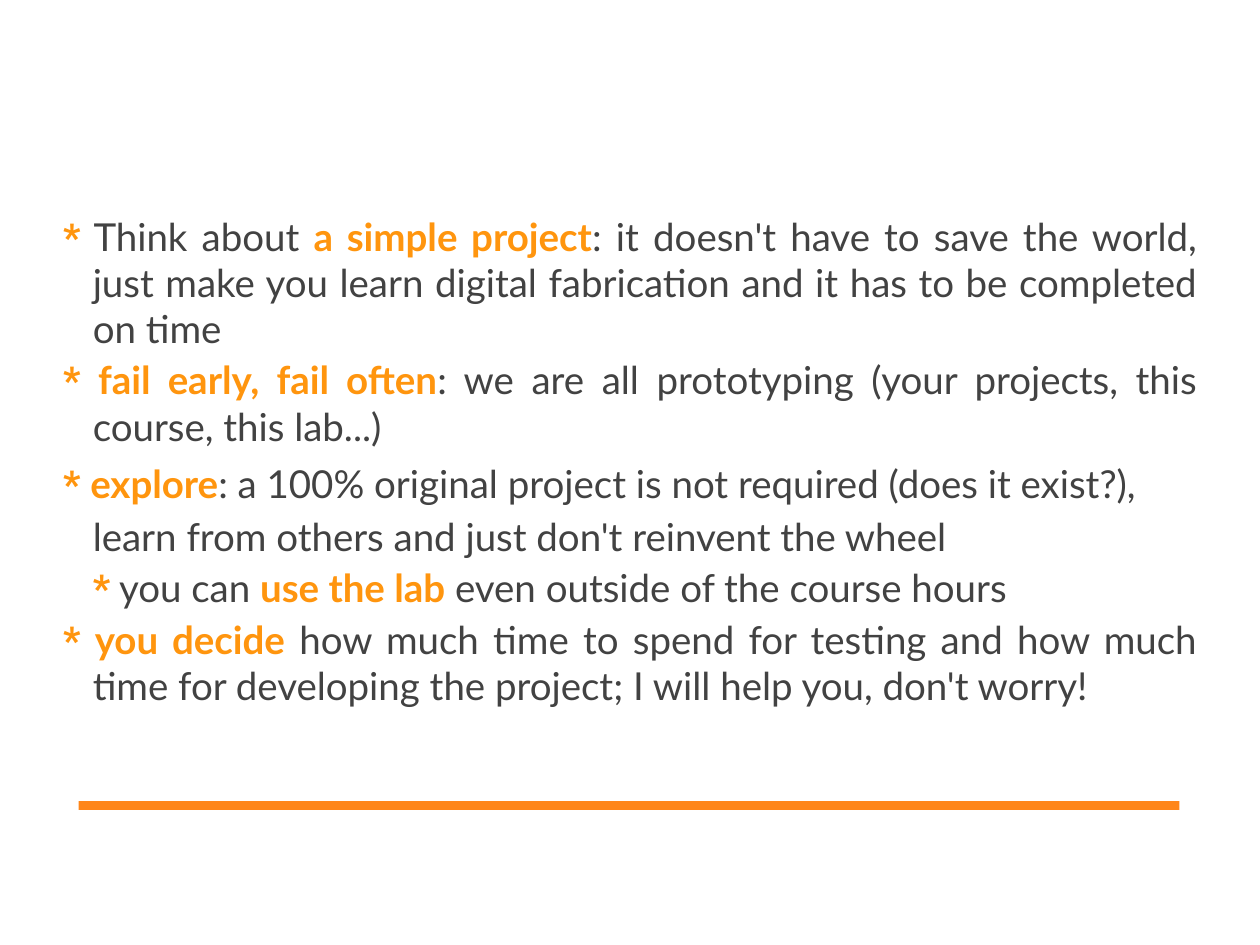
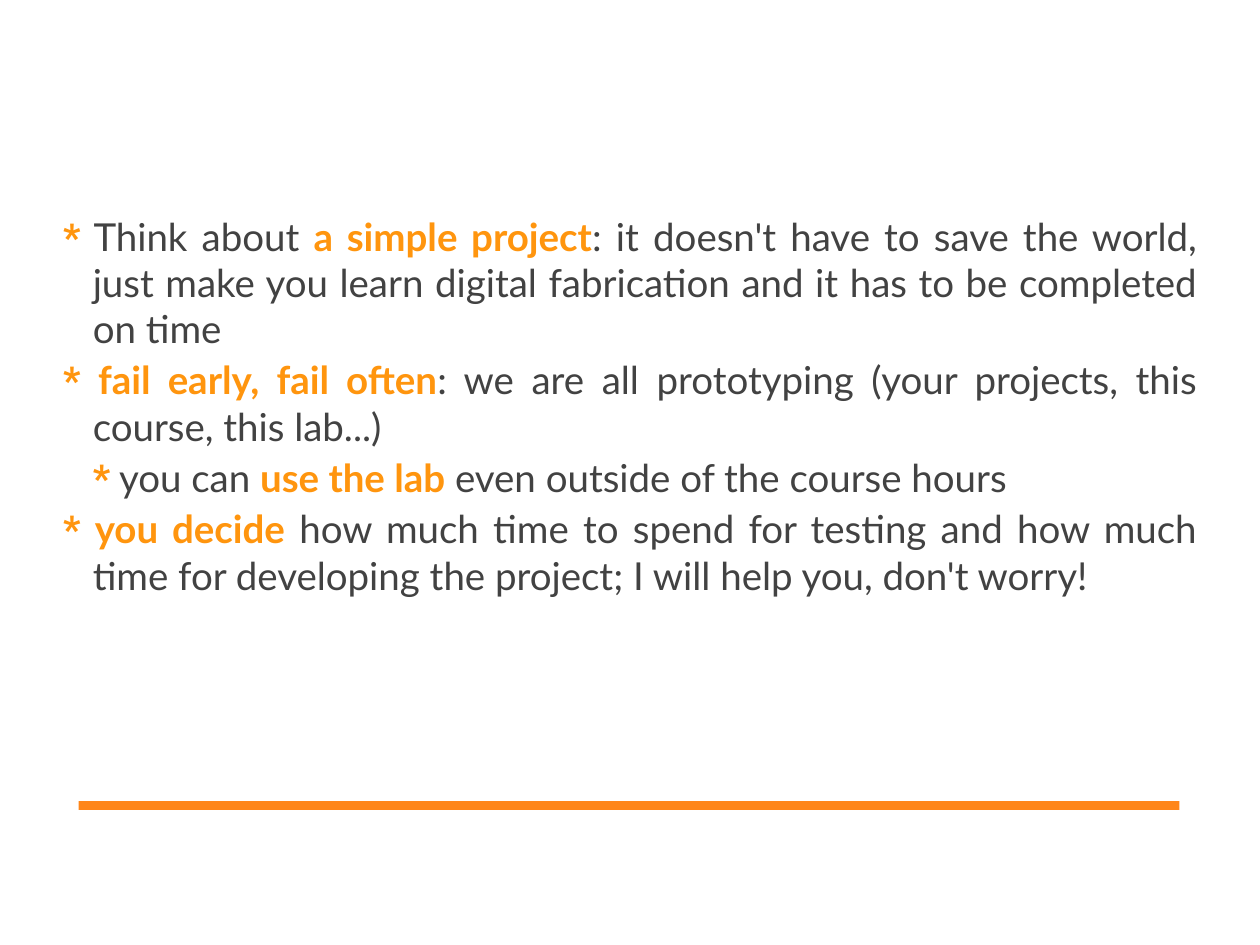
Before and after one commit to DigitalFabricationStudio/Slides, a slide deck: slide 13 of libreoffice/DigitalFabricationStudio.00__Introduction.odp (slide 12 before the commit). Drawn at 1260x945 pixels with LibreOffice and Linux fonts; fonts in the diff are those of the drawing; background and template pictures are left out. Boxes give left, top, right and bottom in pixels: in the first picture for what was removed or moved away, otherwise in the second. Text is boxed around its words. In the diff, an @@ line names an element or a change of style, - is before the commit and + after.

```diff
--- a/libreoffice/DigitalFabricationStudio.00__Introduction.odp
+++ b/libreoffice/DigitalFabricationStudio.00__Introduction.odp
@@ text at (90,468,1136,558): paragraph removed @@
-* explore: a 100% original project is not required (does it exist?), learn from others and just don't reinvent the wheel
```
Also in this commit, not shown: 10 other slides changed, 2 slides added, 1 slide removed, 3 other files.
